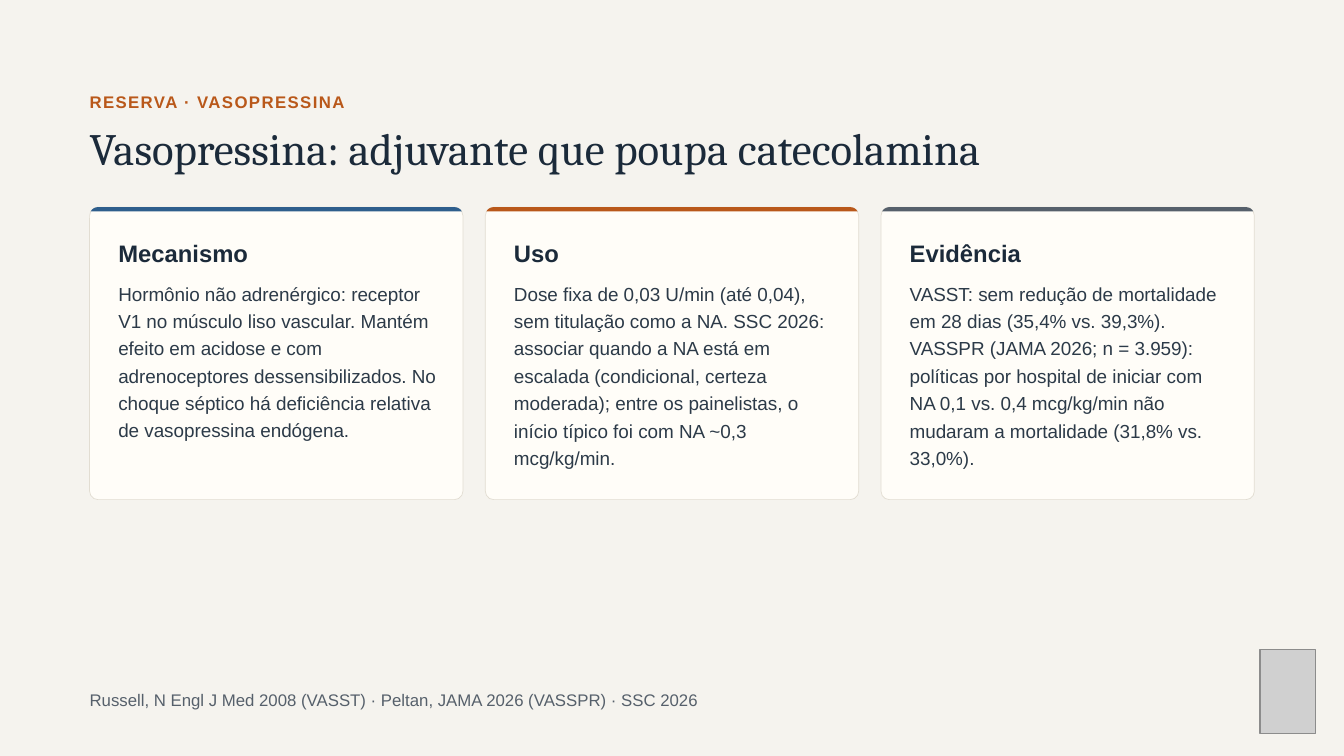
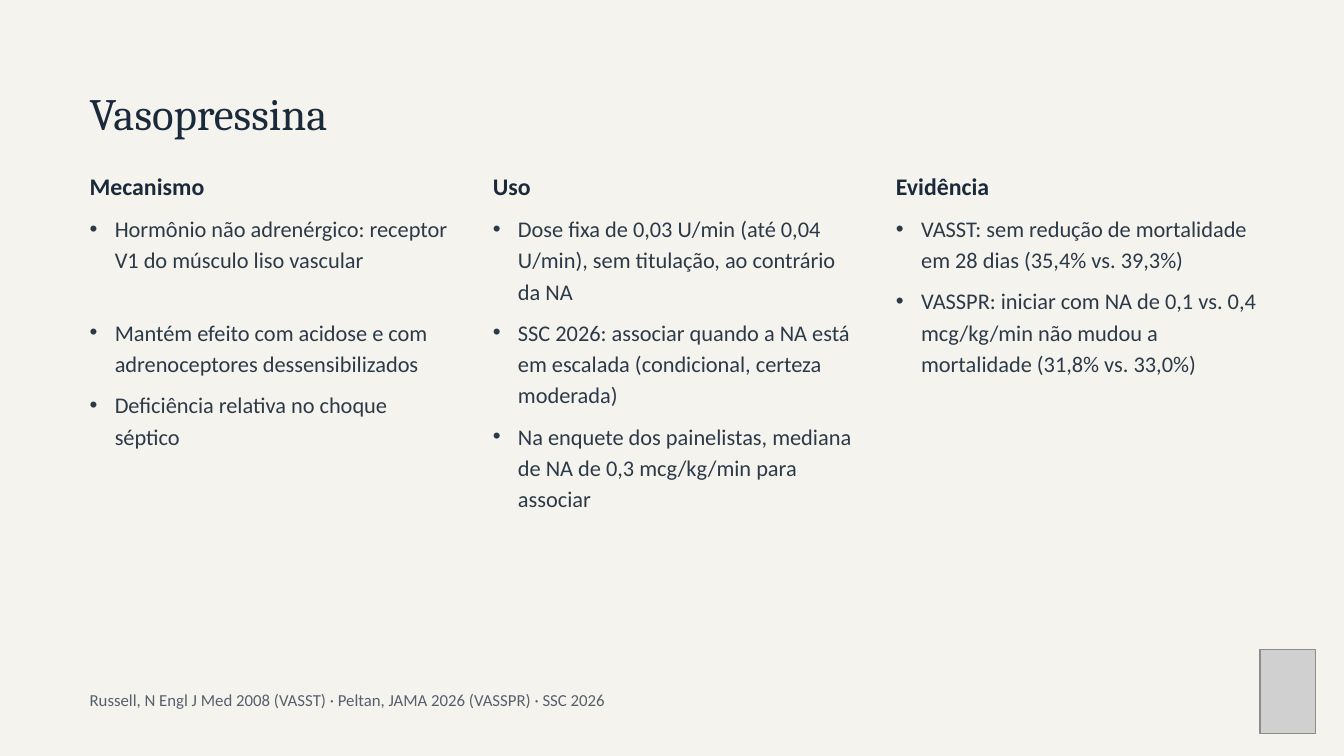
Before and after one commit to brunomoraesdubois-bit/Bruno, a slide deck: slide 22 of apresentacao/Aminas_Vasoativas.pptx. Drawn at 1344x756 pixels with LibreOffice and Linux fonts; fonts in the diff are those of the drawing; grey boxes stand for pictures. Boxes give left, top, right and bottom in pixels: in the first picture for what was removed or moved away, otherwise in the second. Text is boxed around its words. In the diff, an @@ line names an element or a change of style, - is before the commit and + after.

```diff
--- a/apresentacao/Aminas_Vasoativas.pptx
+++ b/apresentacao/Aminas_Vasoativas.pptx
@@ title at [90, 100, 328, 140]: text changed; size 12 to 32 pt; font Arial to Cambria; text colour #B9581A to #1B2A3A; bold off @@
-RESERVA · VASOPRESSINA
+Vasopressina
@@ title removed at [90, 134, 980, 175] @@
-Vasopressina: adjuvante que poupa catecolamina
@@ text "Mecanismo": place and size @@
-text "Mecanismo" at [118, 244, 248, 263]
+text "Mecanismo" at [90, 178, 205, 195]
@@ text "Uso": place and size @@
-text "Uso" at [514, 245, 559, 263]
+text "Uso" at [493, 179, 531, 195]
@@ font Arial to Calibri in 4 elements at [90, 694, 605, 709], [493, 179, 531, 195], [90, 178, 205, 195], [896, 178, 989, 195] @@
@@ text "Evidência": place and size @@
-text "Evidência" at [910, 244, 1021, 263]
+text "Evidência" at [896, 178, 989, 195]
@@ rounded rectangle removed at [90, 208, 463, 500] @@
@@ freeform shape removed at [91, 208, 462, 212] @@
@@ rounded rectangle removed at [485, 208, 858, 500] @@
@@ freeform shape removed at [487, 208, 858, 212] @@
@@ rounded rectangle removed at [881, 208, 1254, 500] @@
@@ freeform shape removed at [882, 208, 1253, 212] @@
@@ text added at [115, 221, 448, 268], 16 pt, text #2C3A48 @@
+• Hormônio não adrenérgico: receptor V1 do músculo liso vascular
@@ text added at [518, 221, 836, 300], 16 pt, text #2C3A48 @@
+• Dose fixa de 0,03 U/min (até 0,04 U/min), sem titulação, ao contrário da NA
@@ text added at [921, 221, 1247, 271], 16 pt, text #2C3A48 @@
+• VASST: sem redução de mortalidade em 28 dias (35,4% vs. 39,3%)
@@ text at [921, 293, 1256, 375]: text changed; size 13.5 to 16 pt; font Arial to Calibri @@
-VASST: sem redução de mortalidade em 28 dias (35,4% vs. 39,3%). VASSPR (JAMA 2026; n = 3.959): políticas por hospital de iniciar com NA 0,1 vs. 0,4 mcg/kg/min não mudaram a mortalidade (31,8% vs. 33,0%).
+• VASSPR: iniciar com NA de 0,1 vs. 0,4 mcg/kg/min não mudou a mortalidade (31,8% vs. 33,0%)
@@ text at [115, 325, 427, 376]: text changed; size 13.5 to 16 pt; font Arial to Calibri @@
-Hormônio não adrenérgico: receptor V1 no músculo liso vascular. Mantém efeito em acidose e com adrenoceptores dessensibilizados. No choque séptico há deficiência relativa de vasopressina endógena.
+• Mantém efeito com acidose e com adrenoceptores dessensibilizados
@@ text at [518, 325, 850, 406]: text changed; size 13.5 to 16 pt; font Arial to Calibri @@
-Dose fixa de 0,03 U/min (até 0,04), sem titulação como a NA. SSC 2026: associar quando a NA está em escalada (condicional, certeza moderada); entre os painelistas, o início típico foi com NA ~0,3 mcg/kg/min.
+• SSC 2026: associar quando a NA está em escalada (condicional, certeza moderada)
@@ text added at [115, 397, 388, 449], 16 pt, text #2C3A48 @@
+• Deficiência relativa no choque séptico
@@ text added at [518, 429, 851, 507], 16 pt, text #2C3A48 @@
+• Na enquete dos painelistas, mediana de NA de 0,3 mcg/kg/min para associar
```
Also in this commit, not shown: 28 other slides changed, 33 other files.
